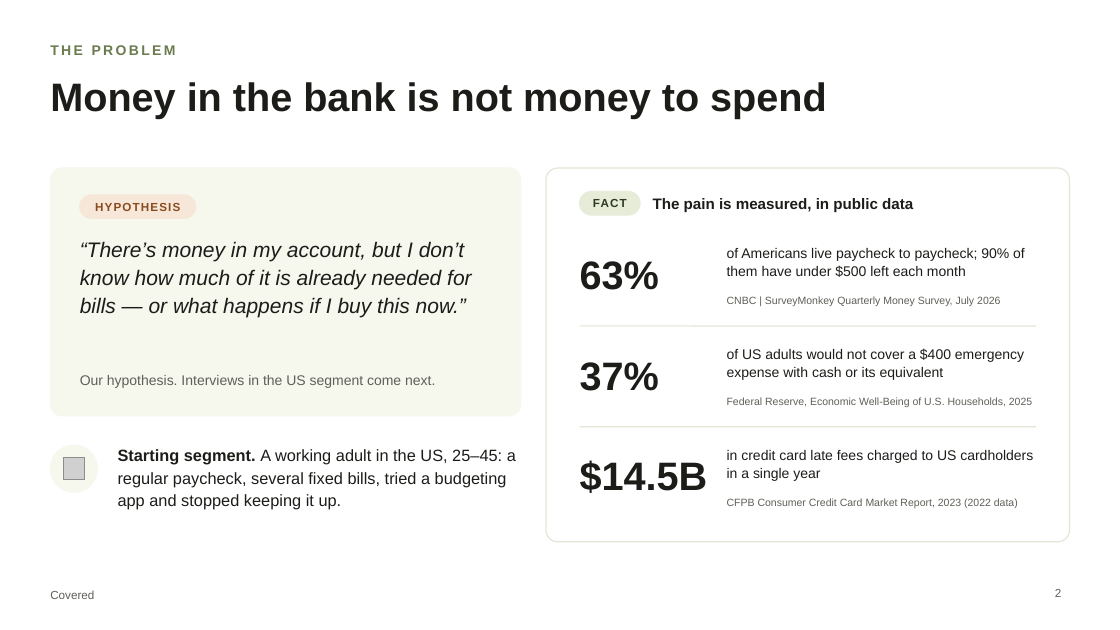
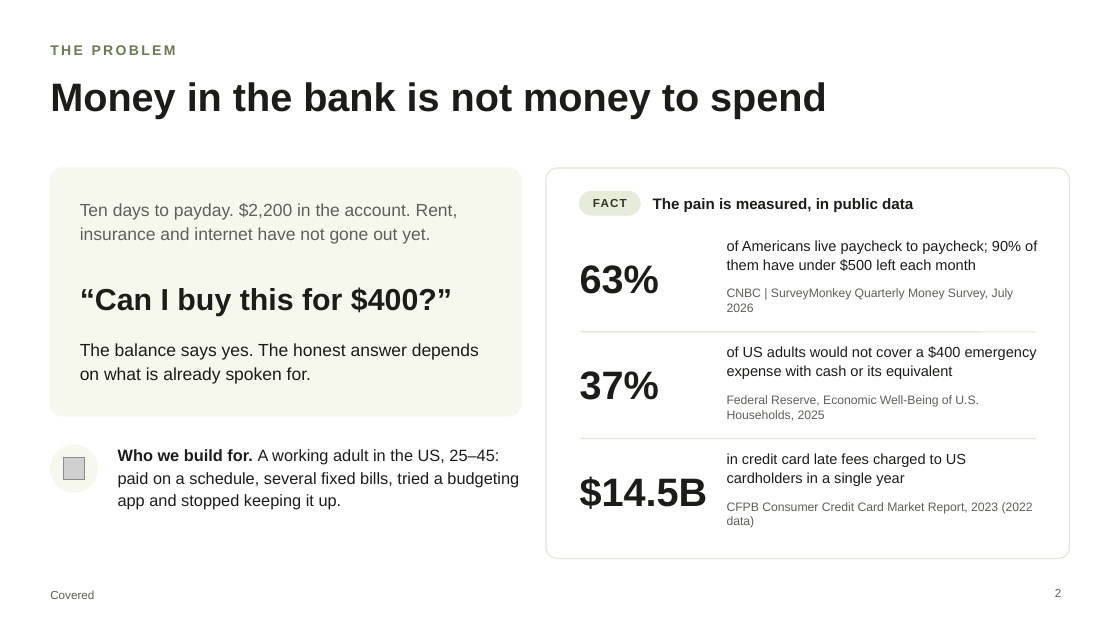
Before and after one commit to chinusoid/FractureTeam, a slide deck: slide 2 of pitch/covered-pitch.pptx. Drawn at 1120x630 pixels with LibreOffice and Linux fonts; fonts in the diff are those of the drawing; grey boxes stand for pictures. Boxes give left, top, right and bottom in pixels: in the first picture for what was removed or moved away, otherwise in the second. Text is boxed around its words. In the diff, an @@ line names an element or a change of style, - is before the commit and + after.

```diff
--- a/pitch/covered-pitch.pptx
+++ b/pitch/covered-pitch.pptx
@@ rounded rectangle: place and size @@
-rounded rectangle at bbox=[546, 168, 1070, 542]
+rounded rectangle at bbox=[546, 168, 1070, 559]
@@ rounded rectangle at bbox=[546, 168, 1070, 559]: proportions changed @@
@@ rounded rectangle removed at bbox=[80, 195, 196, 218] @@
@@ text added at bbox=[80, 203, 458, 244], 15 pt, text #5F6058 @@
+Ten days to payday. $2,200 in the account. Rent, insurance and internet have not gone out yet.
@@ text removed at bbox=[95, 203, 180, 211] @@
-HYPOTHESIS
@@ text "63%": place and size @@
-text "63%" at bbox=[580, 261, 659, 290]
+text "63%" at bbox=[580, 265, 659, 294]
@@ text removed at bbox=[80, 241, 472, 318] @@
-“There’s money in my account, but I don’t know how much of it is already needed for bills — or what happens if I buy this now.”
@@ text added at bbox=[80, 287, 452, 316], 26 pt, text #1C1C19, bold @@
+“Can I buy this for $400?”
@@ text added at bbox=[80, 343, 479, 384], 15 pt, text #1C1C19 @@
+The balance says yes. The honest answer depends on what is already spoken for.
@@ text "37%": place and size @@
-text "37%" at bbox=[580, 362, 659, 391]
+text "37%" at bbox=[580, 371, 659, 400]
@@ line moved from (580, 326) - (1036, 326) to (580, 332) - (1036, 332) @@
@@ text removed at bbox=[80, 375, 435, 388] @@
-Our hypothesis. Interviews in the US segment come next.
@@ text at bbox=[118, 449, 519, 510]: text changed @@
-Starting segment. A working adult in the US, 25–45: a regular paycheck, several fixed bills, tried a budgeting app and stopped keeping it up.
+Who we build for. A working adult in the US, 25–45: paid on a schedule, several fixed bills, tried a budgeting app and stopped keeping it up.
@@ text "$14.5B": place and size @@
-text "$14.5B" at bbox=[580, 460, 708, 493]
+text "$14.5B" at bbox=[580, 476, 708, 509]
@@ line moved from (580, 427) - (1036, 427) to (580, 439) - (1036, 439) @@
@@ size 12 to 12.5 pt; line spacing 1.1 to 1.08; vertical alignment middle to top in 3 elements at bbox=[727, 240, 1037, 271], bbox=[727, 346, 1037, 379], bbox=[727, 453, 966, 486] @@
@@ size 9 to 10.5 pt; vertical alignment middle to top in 3 elements at bbox=[727, 288, 1014, 312], bbox=[727, 395, 979, 421], bbox=[727, 502, 1033, 528] @@
```
Also in this commit, not shown: 9 other slides changed, 22 other files.
